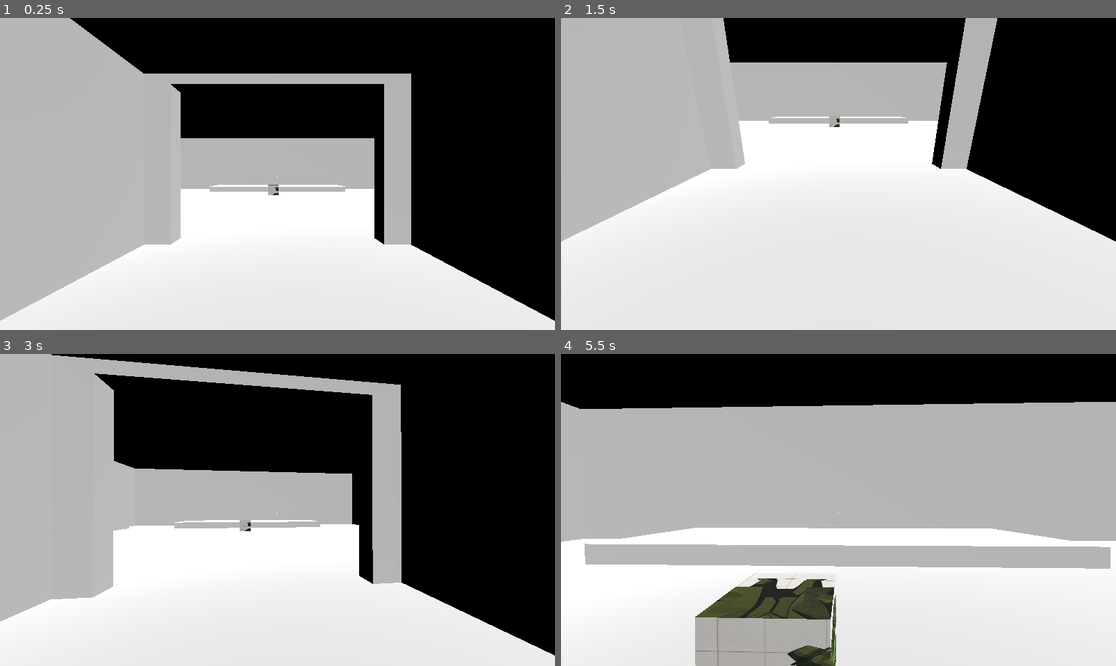
Above: before the commit, frames 1-4 (two rows, left to right).
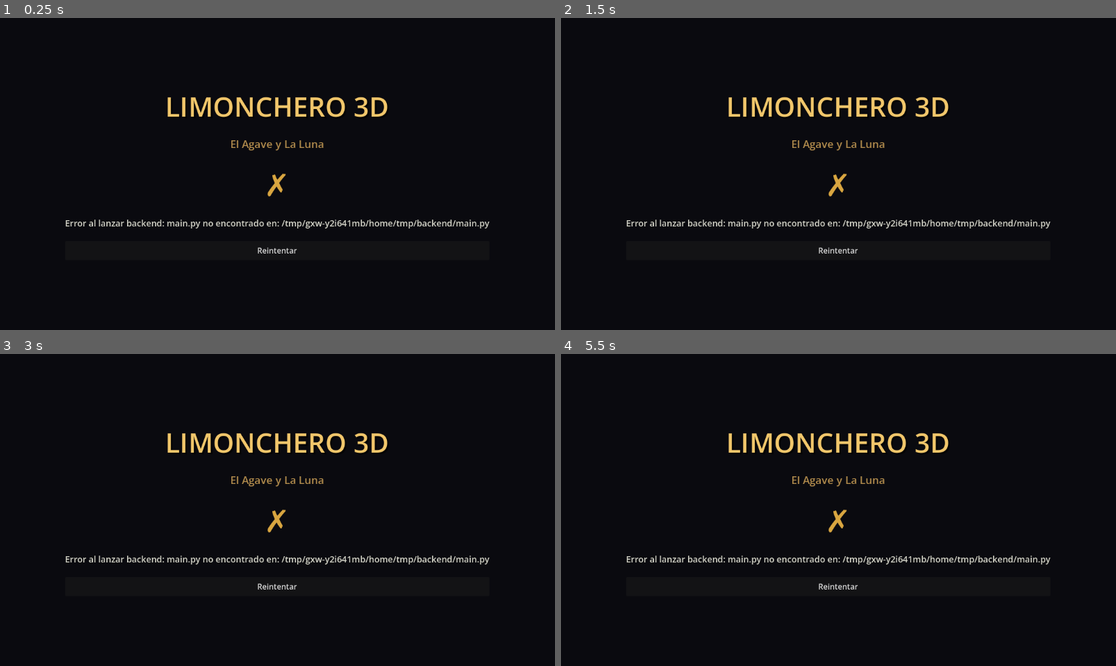
Above: after the commit, the same moments.

Repository: naxoruto/Limonchero-3D
Game: Godot game, scene res://scenes/loading.tscn
Two runs of this game, one before a commit and one after it. Both use one fixed random seed, a clock stepped at 60 frames per second and the inputs below. Before the commit the project starts from res://scenes/level/club_blockout.tscn.
Inputs (mouse positions are in pixels of both pictures, inside the frame that each line leads up to):
- Up to frame 1 (0.25 s): no input
- Up to frame 2 (1.5 s): click (838, 252) at 0.5 s, where only the run after the commit has a clickable "Reintentar"; click (838, 252) at 1.25 s, where only the run after the commit has a clickable "Reintentar"
- Up to frame 3 (3 s): click (277, 588) at 2 s, where only the run after the commit has a clickable "Reintentar"; tap Enter at 2.75 s; move the mouse to (305, 510) at 2.77 s; hold W from 2.78 s (still down); tap E at 2.85 s
- Up to frame 4 (5.5 s): keep holding W; move the mouse to (810, 510) at 3.52 s; tap Shift at 3.6, 5.1 s; move the mouse to (849, 503) at 4.27 s; tap E at 4.35 s; move the mouse to (832, 516) at 5.02 s

The runs differ from the first frame. In frame 1, 62% of the frame differs, in the area x 0-100%, y 0-100%; in frame 2, 79%; in frame 3, 61%; in frame 4, 83%, in the area x 0-100%, y 15-100%.

Commit message:
feat: integrar backend FastAPI + loading screen con autolanzado
Agrega autoloads BackendLauncher y LLMClient, y una loading scene que
arranca el backend Python (FastAPI + Ollama + faster-whisper) antes de
entrar al nivel y hace polling de /health hasta que responde.

- BackendLauncher detecta Godot corriendo bajo Flatpak y lanza el
  proceso del host via `flatpak-spawn --host` (con cleanup equivalente
  en stop()). Sin esto el backend queda colgado dentro del sandbox.
- LLMClient expone /stt, /npc/{id} y /health vía HTTPRequest.
- main_scene del proyecto ahora es loading.tscn.
- WHISPER_MODEL_SIZE bajado a "tiny" para acelerar arranque en dev.
- npc_prompts ampliados.

Co-Authored-By: Claude Opus 4.7 <noreply@anthropic.com>

Diff:
--- a/game/project.godot
+++ b/game/project.godot
@@ -11,9 +11,14 @@
 [application]
 
 config/name="Nuevo Proyecto de Juego"
-run/main_scene="res://scenes/level/club_blockout.tscn"
+run/main_scene="res://scenes/loading.tscn"
 config/features=PackedStringArray("4.6", "GL Compatibility")
 config/icon="res://icon.svg"
+
+[autoload]
+
+BackendLauncher="*res://scripts/foundation/backend_launcher.gd"
+LLMClient="*res://scripts/foundation/llm_client.gd"
 
 [editor_plugins]
 
@@ -35,4 +40,4 @@
 
 [tripo_bridge]
 
-last_cleanup="2026-05-07T10:51:05"
+last_cleanup="2026-05-10T02:09:10"
--- /dev/null
+++ b/game/scenes/loading.tscn
@@ -0,0 +1,73 @@
+[gd_scene load_steps=3 format=3]
+
+[ext_resource type="Script" path="res://scripts/scenes/loading.gd" id="1_script"]
+
+[sub_resource type="StyleBoxFlat" id="BgStyle"]
+bg_color = Color(0.04, 0.04, 0.06, 1)
+
+[node name="Loading" type="Control"]
+layout_mode = 3
+anchors_preset = 15
+anchor_right = 1.0
+anchor_bottom = 1.0
+grow_horizontal = 2
+grow_vertical = 2
+script = ExtResource("1_script")
+
+[node name="Background" type="PanelContainer" parent="."]
+layout_mode = 1
+anchors_preset = 15
+anchor_right = 1.0
+anchor_bottom = 1.0
+grow_horizontal = 2
+grow_vertical = 2
+theme_override_styles/panel = SubResource("BgStyle")
+
+[node name="CenterContainer" type="CenterContainer" parent="."]
+layout_mode = 1
+anchors_preset = 15
+anchor_right = 1.0
+anchor_bottom = 1.0
+grow_horizontal = 2
+grow_vertical = 2
+
+[node name="VBox" type="VBoxContainer" parent="CenterContainer"]
+layout_mode = 2
+theme_override_constants/separation = 24
+alignment = 1
+
+[node name="Title" type="Label" parent="CenterContainer/VBox"]
+layout_mode = 2
+text = "LIMONCHERO 3D"
+horizontal_alignment = 1
+theme_override_colors/font_color = Color(0.95, 0.78, 0.42, 1)
+theme_override_colors/font_shadow_color = Color(0, 0, 0, 0.7)
+theme_override_constants/shadow_offset_x = 3
+theme_override_constants/shadow_offset_y = 3
+theme_override_font_sizes/font_size = 56
+
+[node name="Subtitle" type="Label" parent="CenterContainer/VBox"]
+layout_mode = 2
+text = "El Agave y La Luna"
+horizontal_alignment = 1
+theme_override_colors/font_color = Color(0.7, 0.55, 0.3, 1)
+theme_override_font_sizes/font_size = 22
+
+[node name="Spinner" type="Label" parent="CenterContainer/VBox"]
+layout_mode = 2
+text = "⣷"
+horizontal_alignment = 1
+theme_override_colors/font_color = Color(0.85, 0.65, 0.25, 1)
+theme_override_font_sizes/font_size = 64
+
+[node name="Status" type="Label" parent="CenterContainer/VBox"]
+layout_mode = 2
+text = "Iniciando sistema de IA..."
+horizontal_alignment = 1
+theme_override_colors/font_color = Color(0.85, 0.85, 0.8, 1)
+theme_override_font_sizes/font_size = 18
+
+[node name="RetryButton" type="Button" parent="CenterContainer/VBox"]
+layout_mode = 2
+text = "Reintentar"
+custom_minimum_size = Vector2(160, 40)
--- /dev/null
+++ b/game/scripts/foundation/backend_launcher.gd
@@ -0,0 +1,97 @@
+extends Node
+## BackendLauncher — Autoload. Lanza y mata el backend Python (FastAPI).
+## Se conecta al cierre del juego para cleanup automatico.
+
+signal backend_started(pid: int)
+signal backend_failed(reason: String)
+
+var _backend_pid: int = -1
+
+
+func _ready() -> void:
+	# Cleanup automatico al cerrar la ventana del juego.
+	get_tree().auto_accept_quit = false
+
+
+func _notification(what: int) -> void:
+	if what == NOTIFICATION_WM_CLOSE_REQUEST:
+		stop()
+		get_tree().quit()
+
+
+## Lanza el backend Python como proceso separado.
+## Usa el venv si existe (backend/.venv/bin/python), si no usa python3 del sistema.
+func launch() -> bool:
+	if _backend_pid > 0:
+		# Ya esta corriendo (verificar con OS.is_process_running si hace falta).
+		return true
+
+	var paths := _resolve_paths()
+	var python_exe: String = paths["python"]
+	var main_py: String = paths["main_py"]
+
+	if not FileAccess.file_exists(main_py):
+		var msg := "main.py no encontrado en: %s" % main_py
+		push_error(msg)
+		backend_failed.emit(msg)
+		return false
+
+	# Si Godot corre dentro de un sandbox Flatpak, lanzamos el backend en el
+	# host via flatpak-spawn --host. Si no, ejecutamos directamente.
+	var exe := python_exe
+	var args: Array = [main_py]
+	if _is_flatpak():
+		exe = "flatpak-spawn"
+		args = ["--host", python_exe, main_py]
+
+	_backend_pid = OS.create_process(exe, args)
+	if _backend_pid <= 0:
+		var msg := "OS.create_process fallo (exe=%s)" % exe
+		push_error(msg)
+		backend_failed.emit(msg)
+		return false
+
+	print("BackendLauncher: backend lanzado pid=", _backend_pid, " usando ", exe, " ", args)
+	backend_started.emit(_backend_pid)
+	return true
+
+
+func _is_flatpak() -> bool:
+	return FileAccess.file_exists("/.flatpak-info")
+
+
+## Mata el proceso backend (idempotente).
+func stop() -> void:
+	if _backend_pid > 0:
+		if _is_flatpak():
+			# _backend_pid es el pid de flatpak-spawn dentro del sandbox.
+			# Matamos al hijo en el host por nombre + script para asegurar cleanup.
+			OS.execute("flatpak-spawn", ["--host", "pkill", "-f", "backend/main.py"])
+		OS.kill(_backend_pid)
+		print("BackendLauncher: backend pid=", _backend_pid, " terminado")
+		_backend_pid = -1
+
+
+func is_running() -> bool:
+	return _backend_pid > 0
+
+
+# ── Resolucion de paths ──────────────────────────────────────────────
+
+func _resolve_paths() -> Dictionary:
+	# res:// → /ruta/proyecto/game/  → repo root es /ruta/proyecto/
+	var godot_dir := ProjectSettings.globalize_path("res://").trim_suffix("/")
+	var repo_root := godot_dir.get_base_dir()
+	var backend_dir := repo_root.path_join("backend")
+	var main_py := backend_dir.path_join("main.py")
+
+	# Intenta usar el venv local del backend.
+	var python_exe := ""
+	if OS.get_name() == "Windows":
+		var win_venv := backend_dir.path_join(".venv/Scripts/python.exe")
+		python_exe = win_venv if FileAccess.file_exists(win_venv) else "python"
+	else:
+		var unix_venv := backend_dir.path_join(".venv/bin/python")
+		python_exe = unix_venv if FileAccess.file_exists(unix_venv) else "python3"
+
+	return {"python": python_exe, "main_py": main_py}
--- /dev/null
+++ b/game/scripts/foundation/llm_client.gd
@@ -0,0 +1,119 @@
+extends Node
+## LLMClient — Autoload. Wrapper HTTP del backend Python (FastAPI).
+## Endpoints consumidos: POST /stt, POST /npc/{npc_id}, GET /health.
+
+signal stt_completed(transcript: String)
+signal stt_failed(error: String)
+signal npc_response_ready(npc_id: String, text: String)
+signal npc_request_failed(npc_id: String, error: String)
+signal health_check_done(ok: bool)
+
+const BASE_URL := "http://localhost:8000"
+const REQUEST_TIMEOUT_SEC := 60.0
+
+var _stt_req: HTTPRequest = null
+var _npc_req: HTTPRequest = null
+var _health_req: HTTPRequest = null
+var _pending_npc_id: String = ""
+
+
+func _ready() -> void:
+	_stt_req = HTTPRequest.new()
+	_npc_req = HTTPRequest.new()
+	_health_req = HTTPRequest.new()
+	add_child(_stt_req)
+	add_child(_npc_req)
+	add_child(_health_req)
+	_stt_req.timeout = REQUEST_TIMEOUT_SEC
+	_npc_req.timeout = REQUEST_TIMEOUT_SEC
+	_health_req.timeout = 3.0
+	_stt_req.request_completed.connect(_on_stt_completed)
+	_npc_req.request_completed.connect(_on_npc_completed)
+	_health_req.request_completed.connect(_on_health_completed)
+
+
+# ── Public API ────────────────────────────────────────────────────────────
+
+## POST /stt — sube WAV crudo. Backend devuelve {transcript, duration_ms}.
+func request_stt(wav_bytes: PackedByteArray) -> void:
+	if wav_bytes.is_empty():
+		stt_failed.emit("WAV vacio")
+		return
+	var boundary := "----GodotFormBoundary7MA4YWxkTrZu0gW"
+	var body := _build_multipart_wav(wav_bytes, boundary)
+	var headers := [
+		"Content-Type: multipart/form-data; boundary=%s" % boundary,
+		"Content-Length: %d" % body.size(),
+	]
+	var url := "%s/stt" % BASE_URL
+	var err := _stt_req.request_raw(url, headers, HTTPClient.METHOD_POST, body)
+	if err != OK:
+		stt_failed.emit("HTTPRequest error: %d" % err)
+
+
+## POST /npc/{npc_id} — body JSON {npc_id, history, message}.
+func request_npc(npc_id: String, message: String, history: Array) -> void:
+	_pending_npc_id = npc_id
+	var payload := {
+		"npc_id": npc_id,
+		"history": history,
+		"message": message,
+	}
+	var body := JSON.stringify(payload)
+	var headers := ["Content-Type: application/json"]
+	var url := "%s/npc/%s" % [BASE_URL, npc_id]
+	var err := _npc_req.request(url, headers, HTTPClient.METHOD_POST, body)
+	if err != OK:
+		npc_request_failed.emit(npc_id, "HTTPRequest error: %d" % err)
+
+
+## GET /health — verifica que backend este vivo.
+func check_health() -> void:
+	var err := _health_req.request("%s/health" % BASE_URL)
+	if err != OK:
+		health_check_done.emit(false)
+
+
+# ── Callbacks ─────────────────────────────────────────────────────────────
+
+func _on_stt_completed(result: int, code: int, _headers: PackedStringArray, body: PackedByteArray) -> void:
+	if result != HTTPRequest.RESULT_SUCCESS or code != 200:
+		stt_failed.emit("STT HTTP %d (result %d)" % [code, result])
+		return
+	var parsed = JSON.parse_string(body.get_string_from_utf8())
+	if parsed == null or not parsed.has("transcript"):
+		stt_failed.emit("Respuesta STT invalida")
+		return
+	stt_completed.emit(parsed["transcript"])
+
+
+func _on_npc_completed(result: int, code: int, _headers: PackedStringArray, body: PackedByteArray) -> void:
+	var npc_id := _pending_npc_id
+	_pending_npc_id = ""
+	if result != HTTPRequest.RESULT_SUCCESS or code != 200:
+		npc_request_failed.emit(npc_id, "NPC HTTP %d (result %d)" % [code, result])
+		return
+	var parsed = JSON.parse_string(body.get_string_from_utf8())
+	if parsed == null or not parsed.has("response"):
+		npc_request_failed.emit(npc_id, "Respuesta NPC invalida")
+		return
+	npc_response_ready.emit(npc_id, parsed["response"])
+
+
+func _on_health_completed(result: int, code: int, _headers: PackedStringArray, _body: PackedByteArray) -> void:
+	health_check_done.emit(result == HTTPRequest.RESULT_SUCCESS and code == 200)
+
+
+# ── Multipart builder ─────────────────────────────────────────────────────
+
+func _build_multipart_wav(wav_bytes: PackedByteArray, boundary: String) -> PackedByteArray:
+	var crlf := "\r\n"
+	var head := "--%s%s" % [boundary, crlf]
+	head += "Content-Disposition: form-data; name=\"file\"; filename=\"audio.wav\"%s" % crlf
+	head += "Content-Type: audio/wav%s%s" % [crlf, crlf]
+	var tail := "%s--%s--%s" % [crlf, boundary, crlf]
+	var body := PackedByteArray()
+	body.append_array(head.to_utf8_buffer())
+	body.append_array(wav_bytes)
+	body.append_array(tail.to_utf8_buffer())
+	return body
--- /dev/null
+++ b/game/scripts/scenes/loading.gd
@@ -0,0 +1,85 @@
+extends Control
+
+## Loading screen — lanza el backend, hace polling de /health, transiciona a la escena del nivel.
+
+const NEXT_SCENE := "res://scenes/level/el_agave_y_la_luna_main.tscn"
+const POLL_INTERVAL_SEC := 1.0
+const MAX_WAIT_SEC := 600.0
+const RETRY_AFTER_SEC := 2.0
+
+@onready var _status: Label = $CenterContainer/VBox/Status
+@onready var _spinner: Label = $CenterContainer/VBox/Spinner
+@onready var _retry_btn: Button = $CenterContainer/VBox/RetryButton
+
+var _elapsed: float = 0.0
+var _spinner_phase: int = 0
+var _polling: bool = false
+
+
+func _ready() -> void:
+	_retry_btn.visible = false
+	_retry_btn.pressed.connect(_on_retry_pressed)
+	LLMClient.health_check_done.connect(_on_health_check_done)
+	BackendLauncher.backend_failed.connect(_on_backend_failed)
+	_start_sequence()
+
+
+func _process(delta: float) -> void:
+	if not _polling:
+		return
+	_elapsed += delta
+	# Spinner animado simple.
+	_spinner_phase = int(_elapsed * 4) % 4
+	_spinner.text = ["⣷", "⣯", "⣟", "⡿"][_spinner_phase]
+	if _elapsed > MAX_WAIT_SEC:
+		_fail("Backend no respondio en %d segundos" % MAX_WAIT_SEC)
+
+
+func _start_sequence() -> void:
+	_set_status("Iniciando sistema de IA...")
+	_polling = true
+	_elapsed = 0.0
+	_retry_btn.visible = false
+	if not BackendLauncher.launch():
+		return
+	# Espera 2s antes del primer health check (uvicorn tarda en bootear).
+	await get_tree().create_timer(RETRY_AFTER_SEC).timeout
+	_poll()
+
+
+func _poll() -> void:
+	if not _polling:
+		return
+	LLMClient.check_health()
+
+
+func _on_health_check_done(ok: bool) -> void:
+	if not _polling:
+		return
+	if ok:
+		_polling = false
+		_set_status("Listo. Cargando...")
+		await get_tree().create_timer(0.5).timeout
+		get_tree().change_scene_to_file(NEXT_SCENE)
+	else:
+		await get_tree().create_timer(POLL_INTERVAL_SEC).timeout
+		_poll()
+
+
+func _on_backend_failed(reason: String) -> void:
+	_fail("Error al lanzar backend: %s" % reason)
+
+
+func _fail(reason: String) -> void:
+	_polling = false
+	_spinner.text = "✗"
+	_set_status(reason)
+	_retry_btn.visible = true
+
+
+func _on_retry_pressed() -> void:
+	_start_sequence()
+
+
+func _set_status(text: String) -> void:
+	_status.text = text
Not shown, added: game/scripts/foundation/backend_launcher.gd.uid
Not shown, added: game/scripts/foundation/llm_client.gd.uid
Not shown, added: game/scripts/scenes/loading.gd.uid
Not shown, changed: backend/config.py
Not shown, changed: backend/npc_prompts.py
